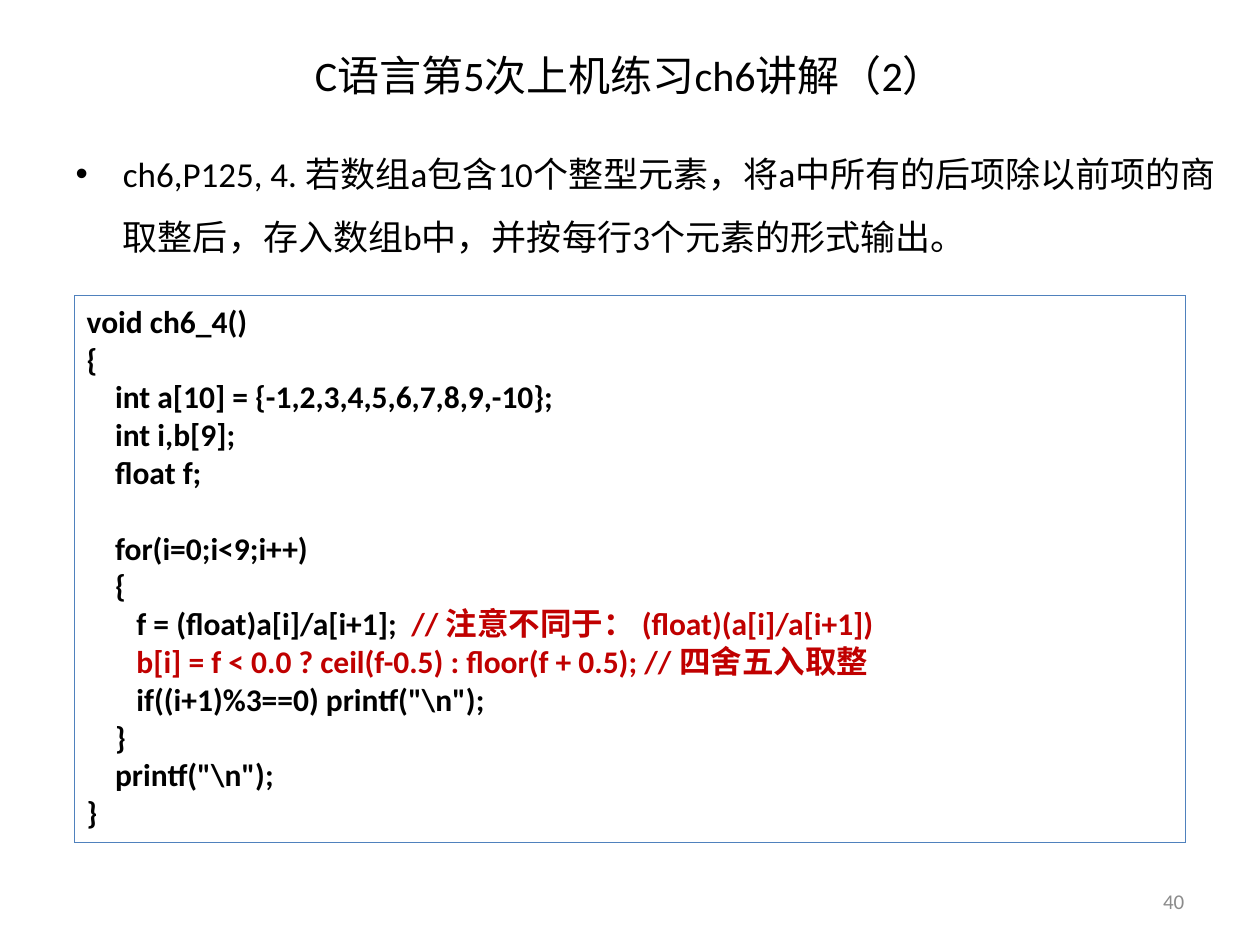
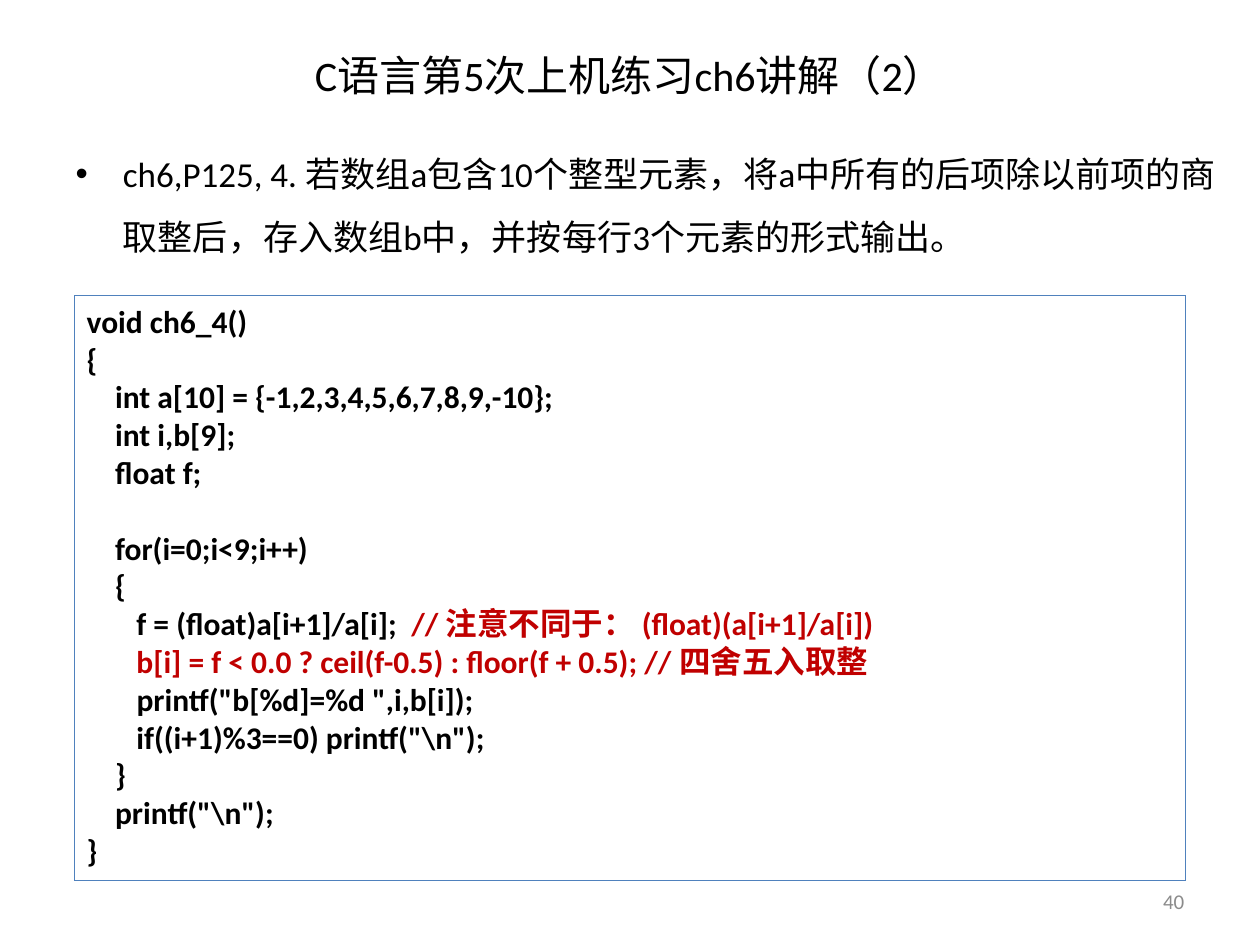
Before and after one commit to jtrfid/C-Repositories, a slide deck: slide 40 of 2016/上机安排.pptx. Drawn at 1260x945 pixels with LibreOffice and Linux fonts; fonts in the diff are those of the drawing. Boxes give left, top, right and bottom in pixels: in the first picture for what was removed or moved away, otherwise in the second. Text is boxed around its words. In the diff, an @@ line names an element or a change of style, - is before the commit and + after.

```diff
--- a/2016/上机安排.pptx
+++ b/2016/上机安排.pptx
@@ rectangle "void ch6_4()": place and size @@
-rectangle "void ch6_4()" at box(74, 296, 1186, 843)
+rectangle "void ch6_4()" at box(74, 296, 1186, 881)
@@ text in rectangle at box(136, 608, 873, 640): text changed @@
-f = (float)a[i]/a[i+1]; // 注意不同于： (float)(a[i]/a[i+1])
+f = (float)a[i+1]/a[i]; // 注意不同于： (float)(a[i+1]/a[i])
@@ text in rectangle at box(137, 688, 473, 716): paragraph added @@
+printf("b[%d]=%d ",i,b[i]);
```
Also in this commit, not shown: 3 other slides changed, 1 slide added, 2 other files.
